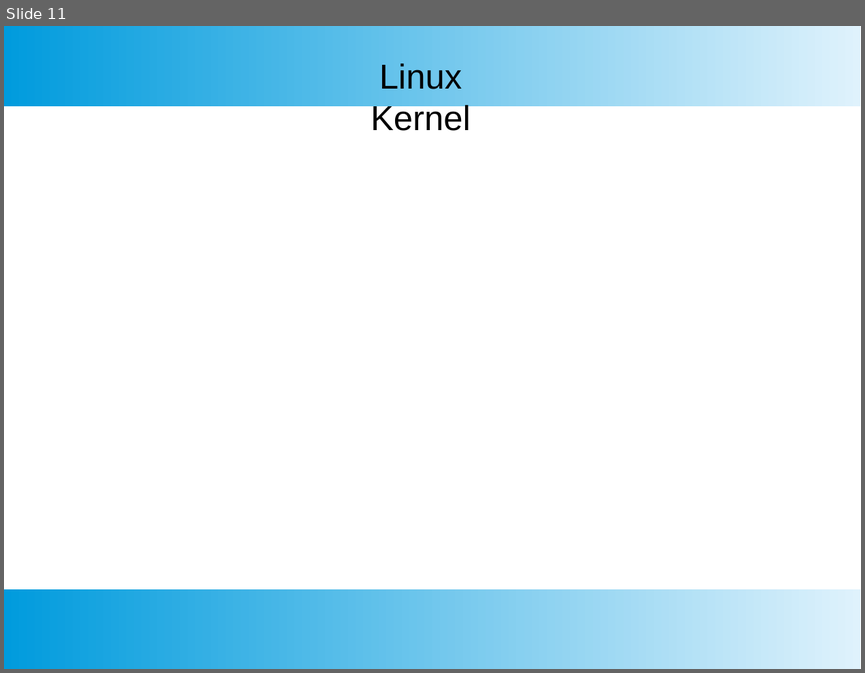
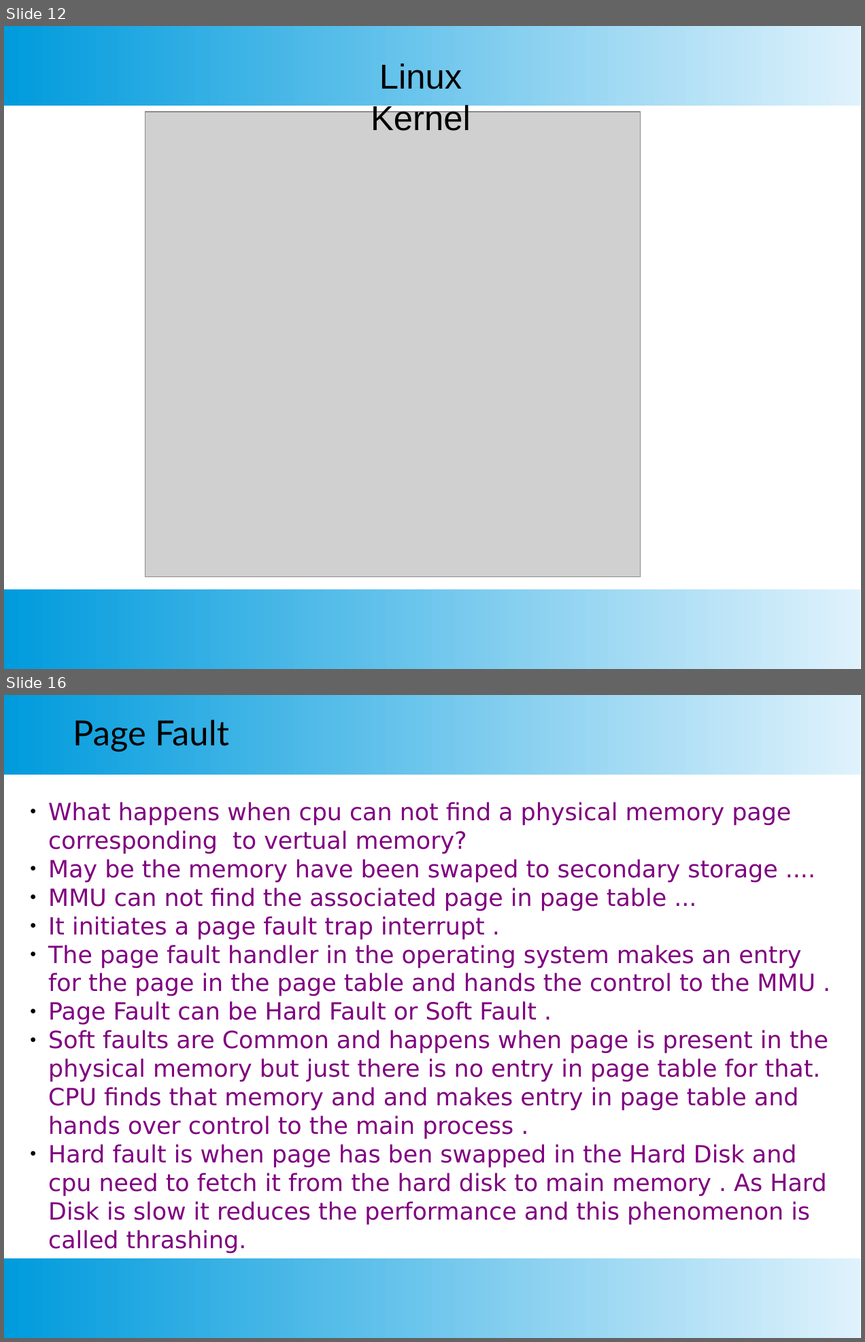
Before and after one commit to SubhajitCode/Seminar, a slide deck: Seminar 02/Seminar 2.pptx. Shown one above the other, each under a label of ours: slide 11 before the commit, slides 12 and 16 after it; the slides between them are not shown. The pictures are 865x673 and 865x1342 pixels, drawn with LibreOffice and Linux fonts; fonts in the diff are those of the drawing; grey boxes stand for pictures. Boxes give left, top, right and bottom in pixels: in the first picture for what was removed or moved away, otherwise in the second. Text is boxed around its words. In the diff, an @@ line names an element or a change of style, - is before the commit and + after.

```diff
--- a/Seminar 02/Seminar 2.pptx
+++ b/Seminar 02/Seminar 2.pptx
@@ slide 16 added at bbox=[4, 695, 861, 1338], background #FFFFFF; not listed: 2 template elements that a slide beside it also shows @@
@@ text added at bbox=[73, 719, 229, 751], 32 pt, text #000000 @@
+Page Fault
@@ text added at bbox=[48, 802, 828, 1253], 22 pt, text #800080 @@
+● What happens when cpu can not find a physical memory page corresponding to vertual memory?
+● May be the memory have been swaped to secondary storage ....
+● MMU can not find the associated page in page table ...
+● It initiates a page fault trap interrupt .
+● The page fault handler in the operating system makes an entry for the page in the page table and hands the control to the MMU .
+● Page Fault can be Hard Fault or Soft Fault .
+● Soft faults are Common and happens when page is present in the physical memory but just there is no entry in page table for that. CPU finds that memory and and makes entry in page table and hands over control to the main process .
+● Hard fault is when page has ben swapped in the Hard Disk and cpu need to fetch it from the hard disk to main memory . As Hard Disk is slow it reduces the performance and this phenomenon is called thrashing.
@@ what was slide 11 is now slide 12 @@
@@ slide 12 changed as well @@
@@ picture added at bbox=[145, 112, 640, 577] @@
```
Also in this commit, not shown: 6 other slides changed, 28 other slides added, 17 slides removed, 24 other files.
